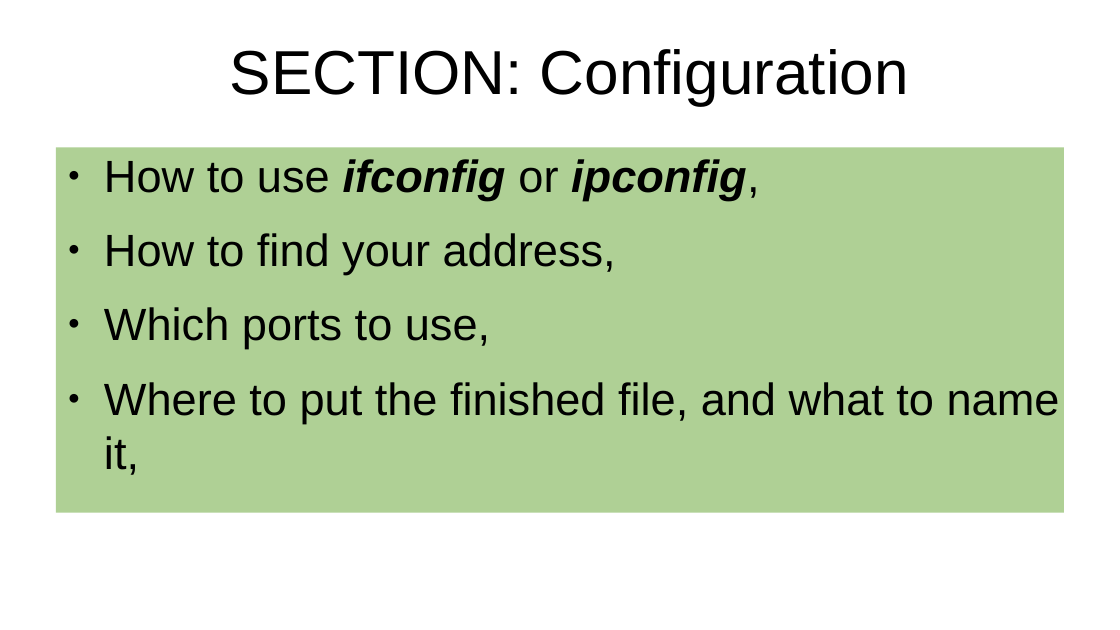
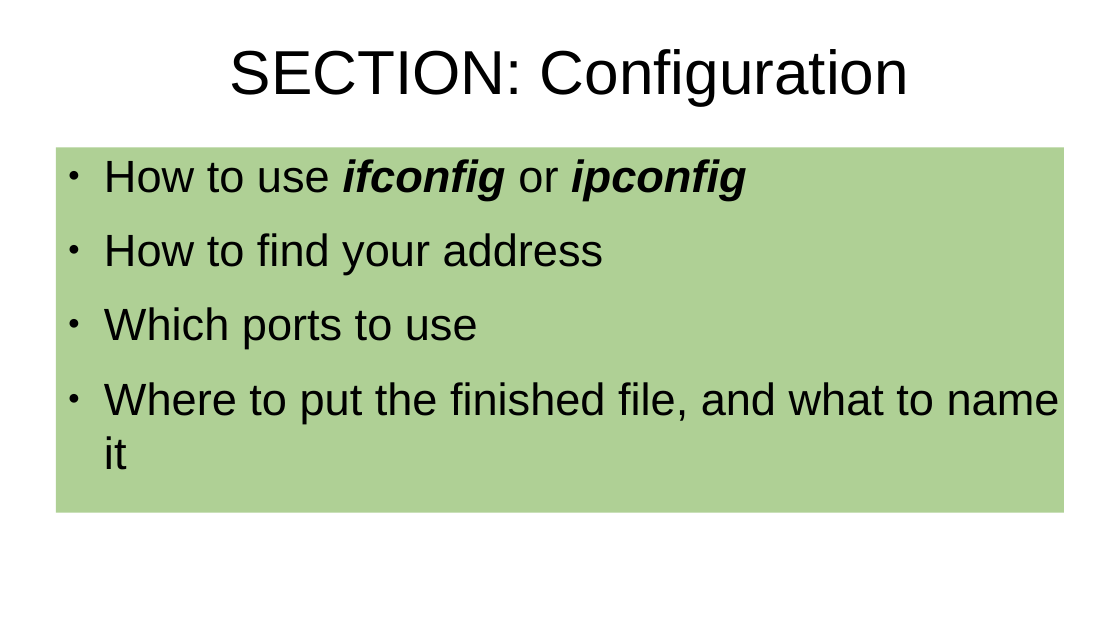
Before and after one commit to seventeenmagpie/skope-mrshim, a slide deck: slide 6 of shimmer/docs/user_guide_with_images.odp. Drawn at 1120x630 pixels with LibreOffice and Linux fonts; fonts in the diff are those of the drawing. Boxes give left, top, right and bottom in pixels: in the first picture for what was removed or moved away, otherwise in the second. Text is boxed around its words. In the diff, an @@ line names an element or a change of style, - is before the commit and + after.

```diff
--- a/shimmer/docs/user_guide_with_images.odp
+++ b/shimmer/docs/user_guide_with_images.odp
@@ text at box(104, 159, 1060, 470): text changed @@
-● How to use ifconfig or ipconfig,
-● How to find your address,
-● Which ports to use,
-● Where to put the finished file, and what to name it,
+● How to use ifconfig or ipconfig
+● How to find your address
+● Which ports to use
+● Where to put the finished file, and what to name it
```
Also in this commit, not shown: 1 other slide changed, 1 slide added, 1 slide removed, 2 other files.
